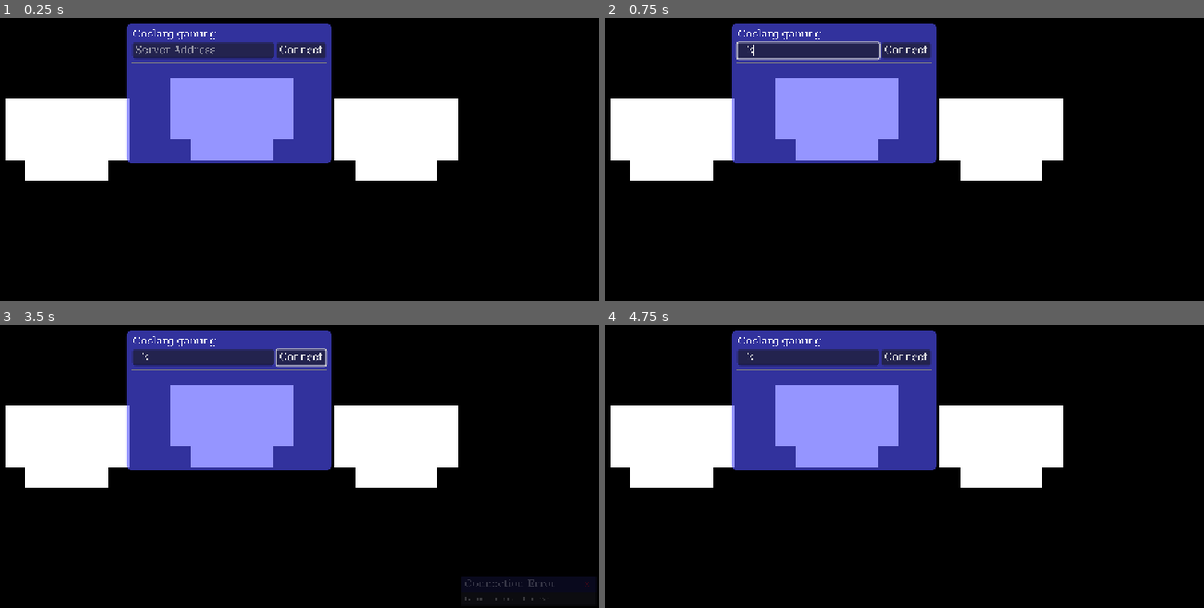
Above: before the commit, frames 1-4 (two rows, left to right).
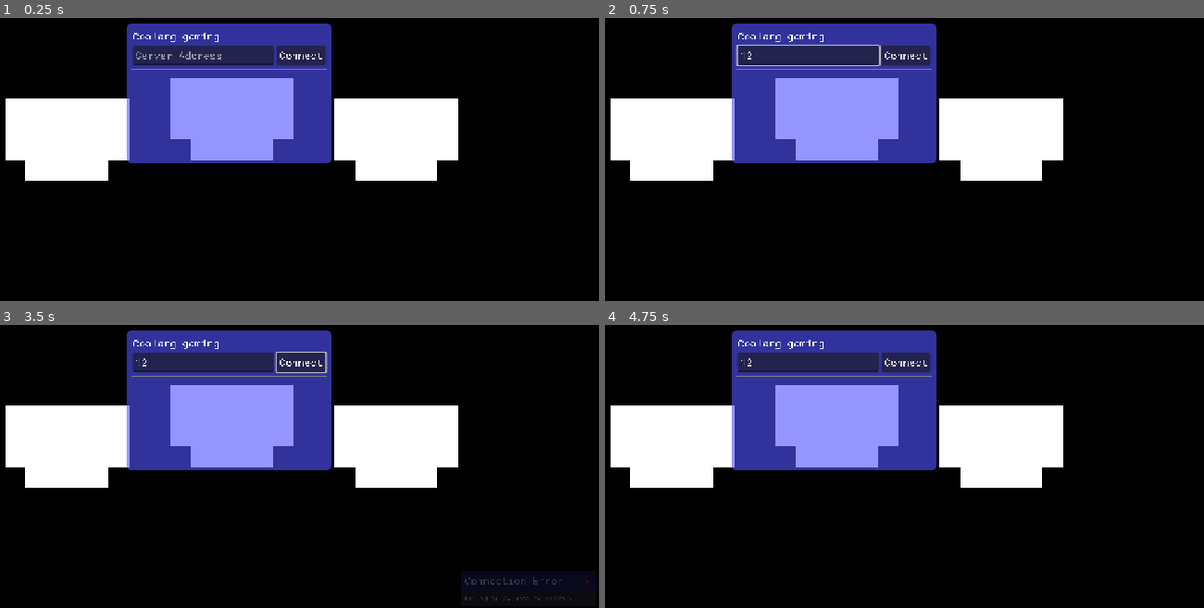
Above: after the commit, the same moments.

Repository: TheFlameFish/multiplayer-test-4
Game: Godot game, scene res://root.tscn
The game is run twice, just before and just after one commit, with the same random seed, the same clock (stepped at 60 frames per second) and the same inputs.
Inputs (mouse positions are in pixels of both pictures, inside the frame that each line leads up to):
- Up to frame 1 (0.25 s): no input
- Up to frame 2 (0.75 s): click (808, 49) at 0.52 s; type "12" at 0.6 s
- Up to frame 3 (3.5 s): click "Connect" at 1.25 s; move the mouse to (389, 378) at 2.02 s; hold D (plat_right) from 2.03 s (still down); click (389, 378) at 2.1 s; tap W (plat_jump) at 2.27, 3.02 s; move the mouse to (77, 421) at 2.77 s; click (77, 421) at 2.85 s
- Up to frame 4 (4.75 s): release D (plat_right) at 3.5 s; click "x" at 3.5 s; tap Enter at 4.25 s; move the mouse to (outside the picture) at 4.27 s; hold A (plat_left) from 4.28 s (still down); click (outside the picture) at 4.35 s

The runs differ from the first frame. In frame 1, 1.8% of the frame differs, in the area x 21-55%, y 3-19%; in frame 2, 1.8%; in frame 3, 2.4%, in the area x 21-100%, y 3-98%; in frame 4, 1.6%.

Commit message:
Handle more stuff, start working on trying to make this work on HTML5 (Possible very large changes, yippee!)

Diff:
--- a/multiplayer.gd
+++ b/multiplayer.gd
@@ -6,7 +6,10 @@
 var noray_address = ""
 const NORAY_PORT = 8890
 
+## The noray server hosting.
 var server_connected = false
+## The peer hosting.
+var host_connected = false
 
 var hosting = false
 var external_oid = ""
@@ -17,6 +20,10 @@
 	Noray.on_disconnect_from_host.connect(_on_noray_disconnected)
 	Noray.on_connect_nat.connect(_handle_nat_connection)
 	Noray.on_connect_relay.connect(_handle_relay_connection)
+	multiplayer.connected_to_server.connect(func():
+		host_connected = true)
+	multiplayer.server_disconnected.connect(func():
+		host_connected = false)
 
 func setup(address) -> void:
 	print("Connecting to server "+ address)
--- a/project.godot
+++ b/project.godot
@@ -32,7 +32,7 @@
 
 [gui]
 
-theme/custom_font="uid://b06p2t1v1a5tj"
+theme/custom_font="uid://crawdodokj2a0"
 
 [input]
 
--- a/root.gd
+++ b/root.gd
@@ -14,8 +14,6 @@
 
 const PLAYER = preload("res://player/player.tscn")
 
-var peer = ENetMultiplayerPeer.new()
-
 var players: Array[Player] = []
 
 func _ready() -> void:
@@ -24,6 +22,7 @@
 	await MultiplayerManager.on_noray_connected
 	oid_label.text = Noray.oid
 
+	MultiplayerManager.on_noray_disconnected.connect(_on_noray_disconnected)
 	multiplayer.server_disconnected.connect(_on_host_left)
 
 func _process(delta: float) -> void:
@@ -56,6 +55,15 @@
 	MultiplayerManager.join(oid_input.text)
 
 	multiplayer_ui.hide()
+
+	await get_tree().create_timer(5).timeout
+	if !MultiplayerManager.host_connected:
+		multiplayer_ui.show()
+		multiplayer.multiplayer_peer.close()
+		notification_manager.add_notification("Connection error",
+			"Failed to connect to host.")
+	else:
+		notification_manager.add_notification("Yahoo", "yay")
 
 func _on_copy_oid_pressed() -> void:
 	DisplayServer.clipboard_set(Noray.oid)
@@ -93,6 +101,11 @@
 		notification_manager.add_notification("Connection Error", \
 			"Failed to connect to server.")
 
+func _on_noray_disconnected():
+	multiplayer_ui.visible = true
+	notification_manager.add_notification("Server disconnected.",
+		"Lost connection to Noray server")
+
 func _on_host_left():
 	multiplayer_ui.visible = true
 	notification_manager.add_notification("Host disconnected.",
--- a/theming/main-font.tres
+++ b/theming/main-font.tres
@@ -1,6 +1,5 @@
 [gd_resource type="SystemFont" format=3 uid="uid://b06p2t1v1a5tj"]
 
 [resource]
-font_names = PackedStringArray("Arial", "Sans-Serif")
 generate_mipmaps = true
 oversampling = 10.0
Not shown, changed: export_presets.cfg
Binary file added: theming/RobotoMono.ttf
Not shown, added: theming/RobotoMono.ttf.import
Not shown, changed: .gitignore
